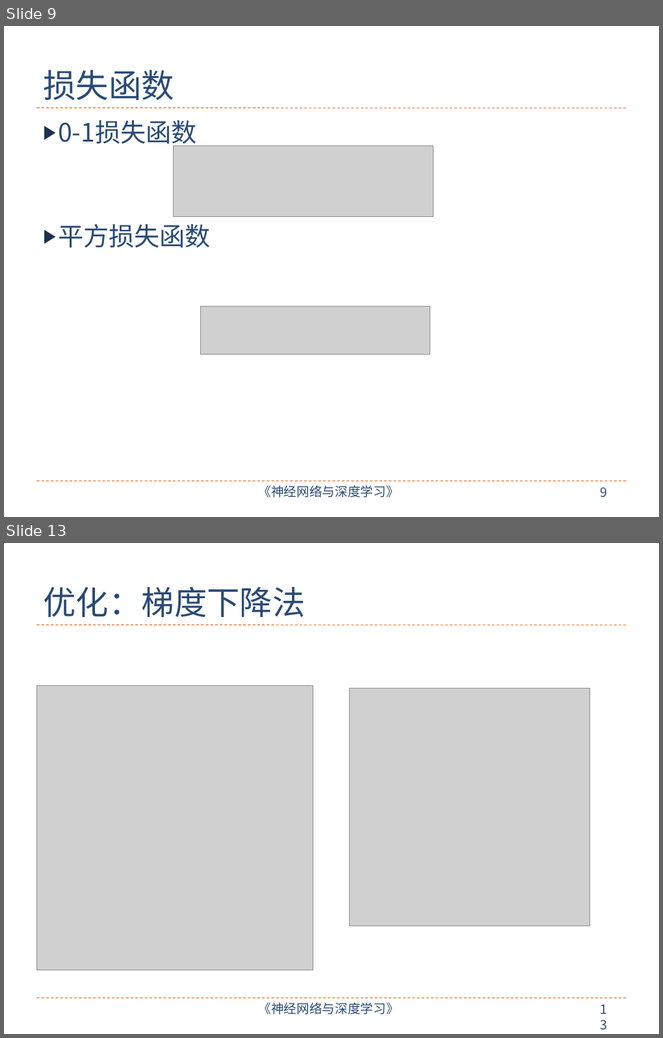
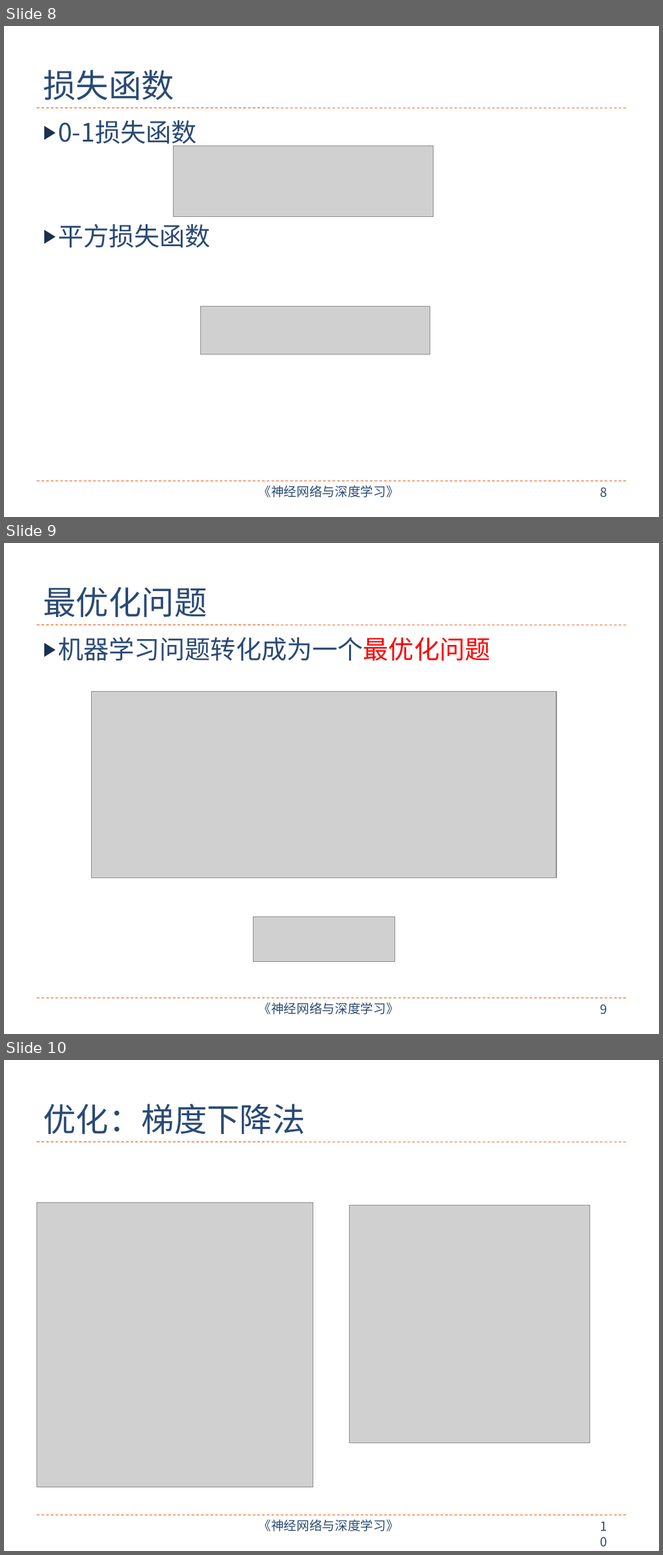
Before and after one commit to nndl/nndl.github.io, a slide deck: ppt/chap-机器学习概述.pptx. Shown one above the other, each under a label of ours: slides 9 and 13 before the commit, slides 8, 9 and 10 after it; the slides between them are not shown. The pictures are 663x1038 and 663x1555 pixels, drawn with LibreOffice and Linux fonts; fonts in the diff are those of the drawing; grey boxes stand for pictures. Boxes give left, top, right and bottom in pixels: in the first picture for what was removed or moved away, otherwise in the second. Text is boxed around its words. In the diff, an @@ line names an element or a change of style, - is before the commit and + after.

```diff
--- a/ppt/chap-机器学习概述.pptx
+++ b/ppt/chap-机器学习概述.pptx
@@ slide 9 added at [4, 543, 659, 1034], background #FFFFFF; not listed: 4 template elements that a slide beside it also shows @@
@@ title added at [43, 587, 207, 617], 36 pt, text #2A4A75 @@
+最优化问题
@@ text added at [58, 637, 490, 661], 28 pt, text #2A4A75 @@
+▶ 机器学习问题转化成为一个最优化问题
@@ picture added at [91, 692, 556, 878] @@
@@ picture added at [253, 917, 395, 962] @@
@@ what was slide 9 is now slide 8 @@
@@ page number at [600, 488, 607, 498]: text changed @@
-9
+8
@@ what was slide 13 is now slide 10 @@
```
Also in this commit, not shown: 1 slide changed, 3 other slides added, 3 slides removed, 4 other files.
